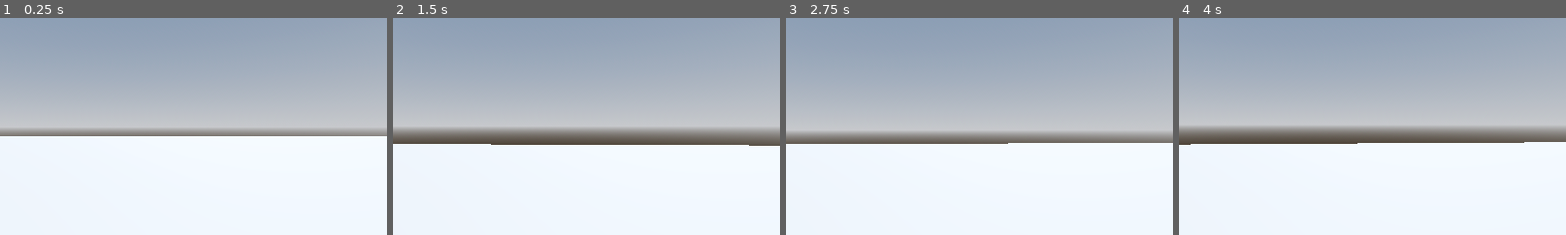
Above: before the commit, frames 1-4 (left to right).
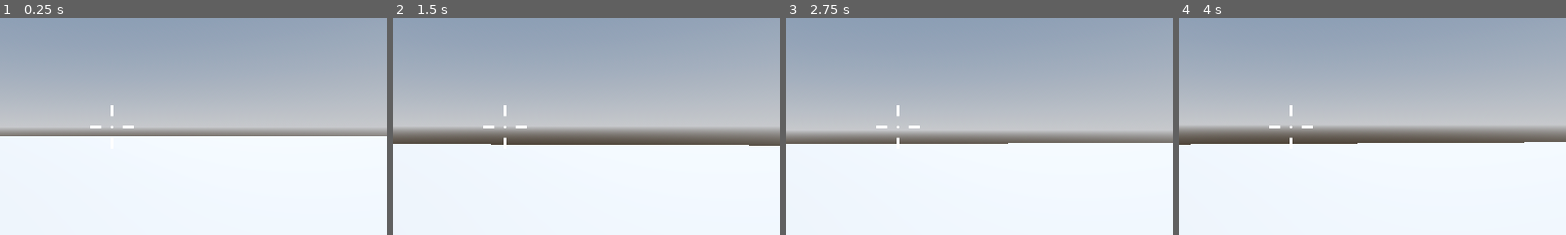
Above: after the commit, the same moments.

Repository: tnargy/RoboRampage
Game: Godot game, scene res://Levels/Sandbox.tscn
Two runs of this game, one before a commit and one after it. Both use one fixed random seed, a clock stepped at 60 frames per second and the inputs below.
Inputs (mouse positions are % of the whole screen's width and height, from its top left):
- Up to frame 1 (0.25 s): no input
- Up to frame 2 (1.5 s): tap Enter at 0.5 s; move the mouse to (55, 50) at 0.52 s; hold W (move_forward) from 0.53 s (still down); tap Space (jump) at 0.77, 1.25 s; move the mouse to (45, 50) at 1.27 s
- Up to frame 3 (2.75 s): keep holding W (move_forward); tap Space (jump) at 1.52 s; tap Enter at 2 s; move the mouse to (52, 48) at 2.02 s
- Up to frame 4 (4 s): keep holding W (move_forward); move the mouse to (49, 52) at 2.77 s; tap Space (jump) at 3.02, 3.5, 3.77 s; move the mouse to (57, 51) at 3.52 s
The pictures show only the part of the screen within x 36-85%, y 25-75%; the shares and areas given below are measured in that part.

The runs differ from the first frame. In frame 1, 0.1% of the frame differs, in the area x 23-35%, y 40-51%; in frame 2, 0.1%; in frame 3, 0.1%; in frame 4, 0.1%, in the area x 23-35%, y 40-59%.

Commit message:
Added Crosshairs

Diff:
--- a/Player/Player.tscn
+++ b/Player/Player.tscn
@@ -1,7 +1,8 @@
-[gd_scene load_steps=5 format=3 uid="uid://bsu3gmgu7rb31"]
+[gd_scene load_steps=6 format=3 uid="uid://bsu3gmgu7rb31"]
 
 [ext_resource type="Script" path="res://Player/player.gd" id="1_kr7bg"]
 [ext_resource type="Script" path="res://Player/smooth_camera.gd" id="2_oslpa"]
+[ext_resource type="Texture2D" uid="uid://b1c2lu23ubtb" path="res://assets/crosshairs/crosshair010.png" id="4_ae8mj"]
 
 [sub_resource type="CapsuleMesh" id="CapsuleMesh_oe56q"]
 
@@ -23,3 +24,16 @@
 transform = Transform3D(1, 0, 0, 0, 1, 0, 0, 0, 1, 0, 0.3, 0)
 top_level = true
 script = ExtResource("2_oslpa")
+
+[node name="CenterContainer" type="CenterContainer" parent="."]
+anchors_preset = 15
+anchor_right = 1.0
+anchor_bottom = 1.0
+grow_horizontal = 2
+grow_vertical = 2
+
+[node name="Crosshair" type="TextureRect" parent="CenterContainer"]
+unique_name_in_owner = true
+layout_mode = 2
+texture = ExtResource("4_ae8mj")
+stretch_mode = 5
--- a/Player/player.gd
+++ b/Player/player.gd
@@ -39,7 +39,6 @@
 
 
 func _input(event):
-
 	if event is InputEventMouseMotion:
 		if Input.mouse_mode == Input.MOUSE_MODE_CAPTURED:
 			mouse_motion = -event.relative * 0.001
@@ -49,8 +48,14 @@
 
 
 func _handle_camera_rotation():
-	rotate_y(mouse_motion.x)
-	camera_pivot.rotate_x(mouse_motion.y)
+	var axis_vector = Input.get_vector("cam_left", "cam_right", "cam_up", "cam_down")
+	if axis_vector.length() >= 0.2:
+		rotate_y(deg_to_rad(-axis_vector.x * 1.5))
+		camera_pivot.rotate_x(deg_to_rad(-axis_vector.y * 1.5))
+	else:
+		rotate_y(mouse_motion.x)
+		camera_pivot.rotate_x(mouse_motion.y)
+
 	camera_pivot.rotation_degrees.x = clampf(
 		camera_pivot.rotation_degrees.x, -90.0, 90.0
 	)
Binary file added: assets/crosshairs/crosshair001.png
Not shown, added: assets/crosshairs/crosshair001.png.import
Binary file added: assets/crosshairs/crosshair002.png
Not shown, added: assets/crosshairs/crosshair002.png.import
Binary file added: assets/crosshairs/crosshair003.png
Not shown, added: assets/crosshairs/crosshair003.png.import
Binary file added: assets/crosshairs/crosshair004.png
Not shown, added: assets/crosshairs/crosshair004.png.import
Binary file added: assets/crosshairs/crosshair005.png
Not shown, added: assets/crosshairs/crosshair005.png.import
Binary file added: assets/crosshairs/crosshair006.png
Not shown, added: assets/crosshairs/crosshair006.png.import
(and 388 more such lines)
